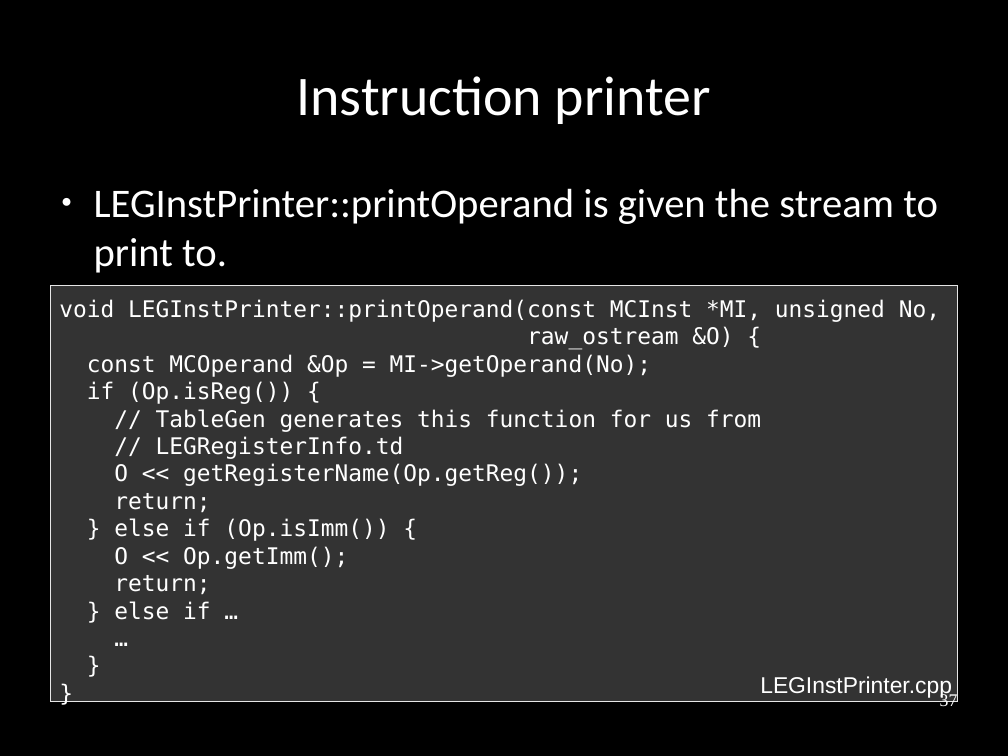
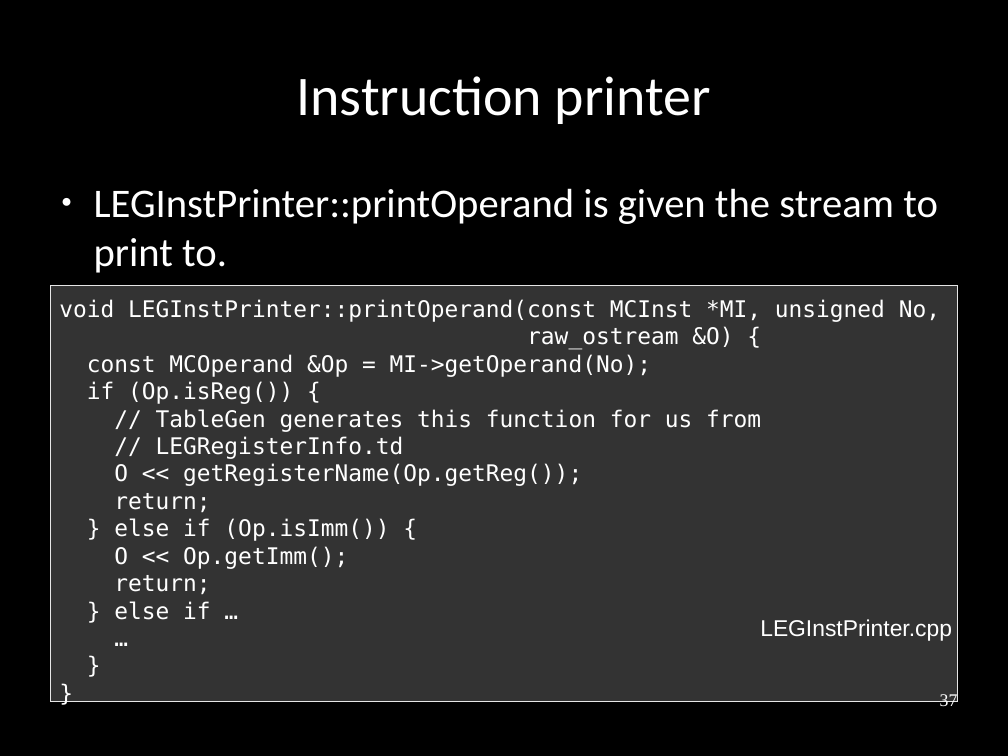
Before and after one commit to frasercrmck/llvm-leg, a slide deck: slide 37 of docs/Codeplay/Slides.odp. Drawn at 1008x756 pixels with LibreOffice and Linux fonts; fonts in the diff are those of the drawing. Boxes give left, top, right and bottom in pixels: in the first picture for what was removed or moved away, otherwise in the second. Text is boxed around its words. In the diff, an @@ line names an element or a change of style, - is before the commit and + after.

Commit message:
Fix layout.

```diff
--- a/docs/Codeplay/Slides.odp
+++ b/docs/Codeplay/Slides.odp
@@ text "LEGInstPrinter.cpp": place and size @@
-text "LEGInstPrinter.cpp" at [760,676,952,699]
+text "LEGInstPrinter.cpp" at [760,619,952,641]
```
Also in this commit, not shown: 24 other slides changed.
